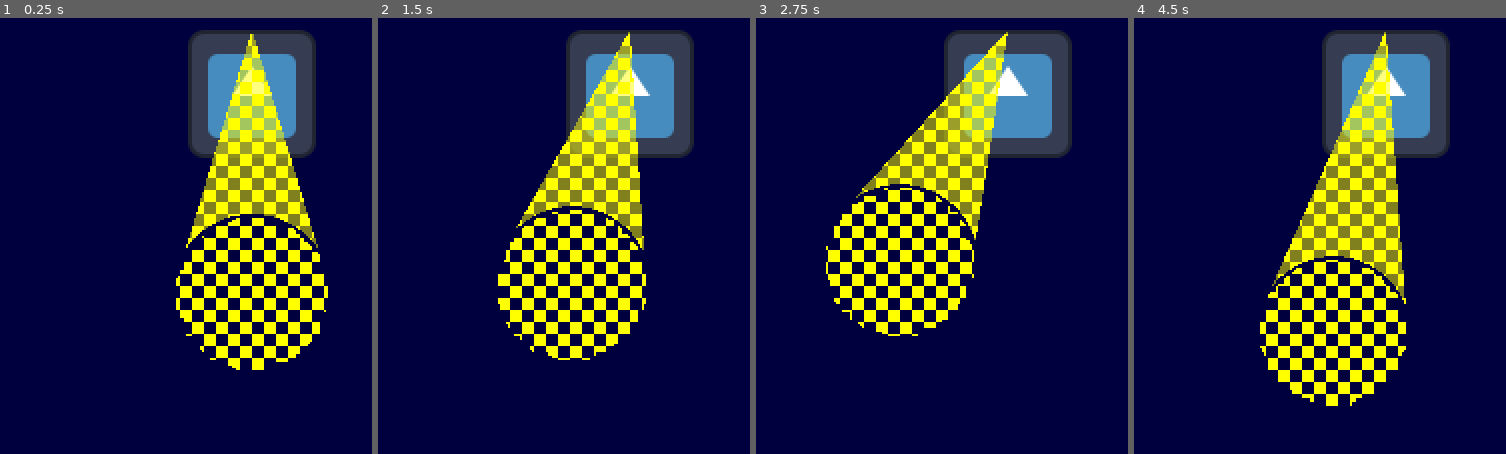
Above: before the commit, frames 1-4 (left to right).
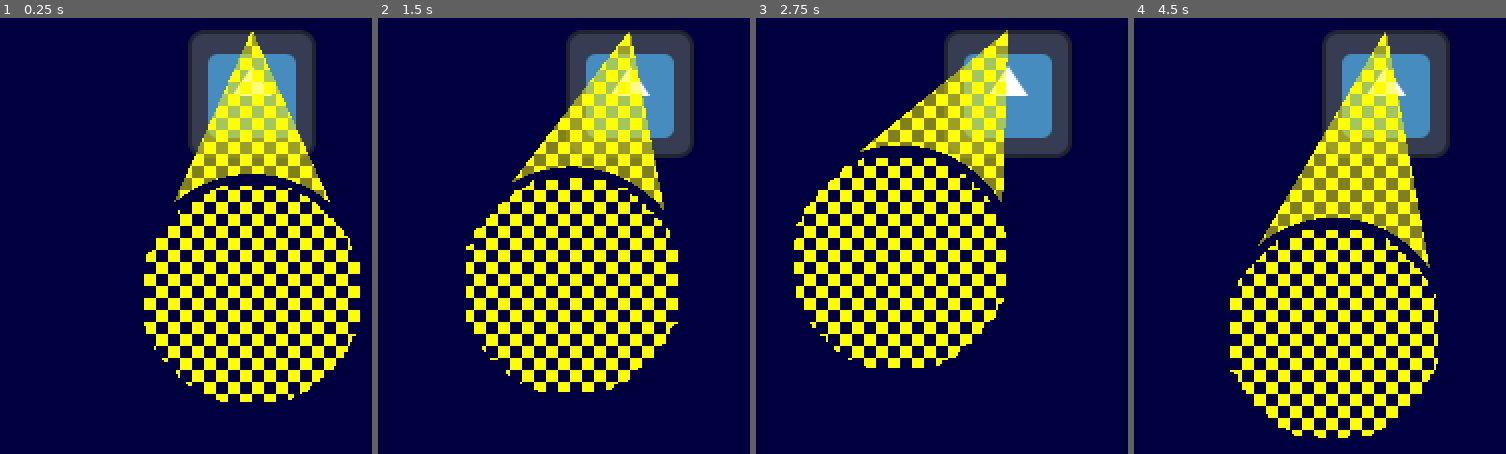
Above: after the commit, the same moments.

Repository: hammy275/lighthouse-operator
Game: Godot game, scene res://Scenes/game.tscn
Two runs of this game, one before a commit and one after it. Both use one fixed random seed, a clock stepped at 60 frames per second and the inputs below. The engine's default icon, where the game draws it, is replaced by a stand-in: a white triangle on a blue panel in a dark square.
Inputs:
- Up to frame 1 (0.25 s): no input
- Up to frame 2 (1.5 s): tap Enter at 0.5 s; hold Right (move_right) 0.53-1.28 s; hold Down (move_down) from 1.28 s (still down)
- Up to frame 3 (2.75 s): tap Space at 2 s; release Down (move_down) at 2.03 s; hold Right (move_right) from 2.03 s (still down)
- Up to frame 4 (4.5 s): release Right (move_right) at 2.78 s; hold Up (move_up) 2.78-3.53 s; hold Left (move_left) from 3.53 s (still down)

The runs differ from the first frame. In frame 1, 9.2% of the frame differs, in the area x 38-97%, y 3-89%; in frame 2, 9.2%; in frame 3, 9.0%; in frame 4, 10%, in the area x 25-82%, y 4-97%.

Commit message:
Increase Light Radius

Diff:
--- a/Scenes/lighthouse.tscn
+++ b/Scenes/lighthouse.tscn
@@ -12,6 +12,7 @@
 shader_parameter/radius_squared = 0.0
 
 [sub_resource type="CircleShape2D" id="CircleShape2D_g4v7s"]
+radius = 15.0
 
 [sub_resource type="ShaderMaterial" id="ShaderMaterial_3v32o"]
 shader = ExtResource("3_vdw5v")
@@ -24,6 +25,8 @@
 
 [sub_resource type="GradientTexture2D" id="GradientTexture2D_3v32o"]
 gradient = SubResource("Gradient_3v32o")
+width = 96
+height = 96
 fill = 1
 fill_from = Vector2(0.5, 0.5)
 
@@ -46,8 +49,8 @@
 
 [node name="LightSpotDisplay" type="TextureRect" parent="Light" unique_id=500188905]
 material = SubResource("ShaderMaterial_3v32o")
-offset_left = -32.0
-offset_top = -32.0
-offset_right = 32.0
-offset_bottom = 32.0
+offset_left = -48.0
+offset_top = -48.0
+offset_right = 48.0
+offset_bottom = 48.0
 texture = SubResource("GradientTexture2D_3v32o")
--- a/Scripts/lighthouse.gd
+++ b/Scripts/lighthouse.gd
@@ -3,7 +3,7 @@
 ## Maximum number of stages the light can grow across all gameplay conditions.
 var MAX_STAGES: int = 5
 ## The radius increase per stage. Stage 1 is this radius.
-var RADIUS_PER_STAGE: int = 10
+var RADIUS_PER_STAGE: int = 15
 ## Minimum distance the light can be away from the lighthouse.
 var MIN_TRAVEL_RADIUS: int = 100
 ## Maximum distance the light can be away from the lighthouse.
